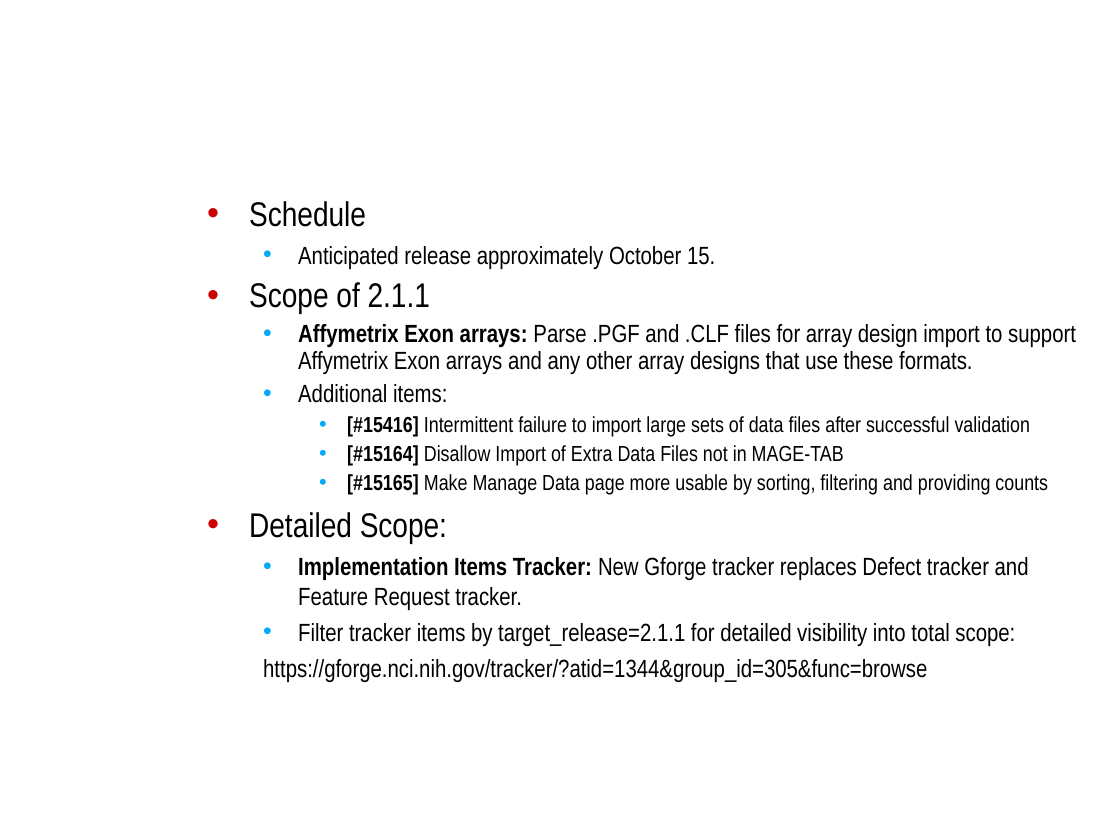
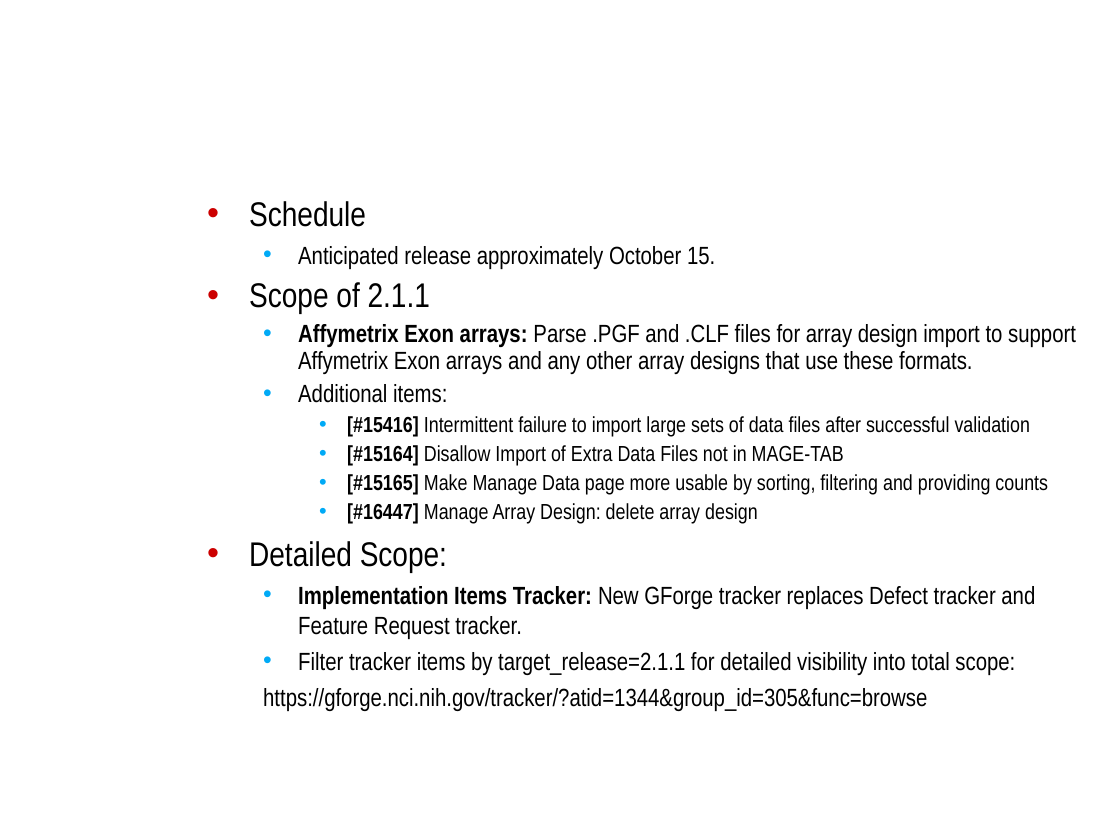
Before and after one commit to NCIP/caarray-docs, a slide deck: slide 4 of project_management/open_meetings/caArray User Community Meeting 2008.10.01.ppt. Drawn at 1120x840 pixels with LibreOffice and Linux fonts; fonts in the diff are those of the drawing; background and template pictures are left out. Boxes give left, top, right and bottom in pixels: in the first picture for what was removed or moved away, otherwise in the second. Text is boxed around its words. In the diff, an @@ line names an element or a change of style, - is before the commit and + after.

```diff
--- a/project_management/open_meetings/caArray User Community Meeting 2008.10.01.ppt
+++ b/project_management/open_meetings/caArray User Community Meeting 2008.10.01.ppt
@@ text at <box>347,503,758,524</box>: paragraph added @@
+    • [#16447] Manage Array Design: delete array design
@@ text at <box>298,586,1035,639</box>: text changed @@
-  • Implementation Items Tracker: New Gforge tracker replaces Defect tracker and Feature Request tracker.
+  • Implementation Items Tracker: New GForge tracker replaces Defect tracker and Feature Request tracker.
```
Also in this commit, not shown: 3 other slides changed.
